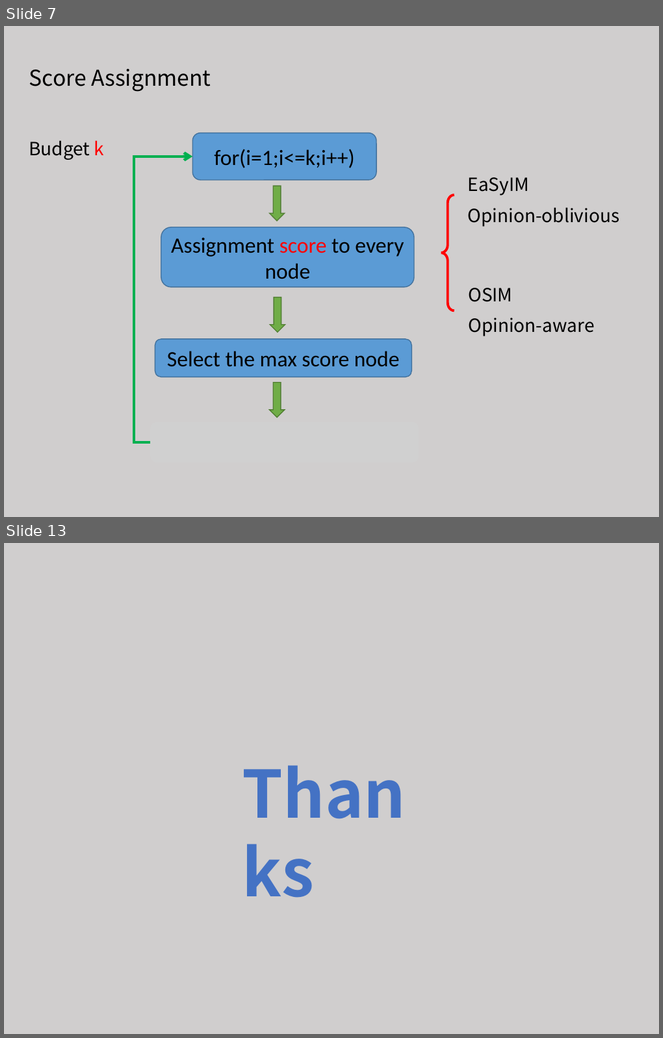
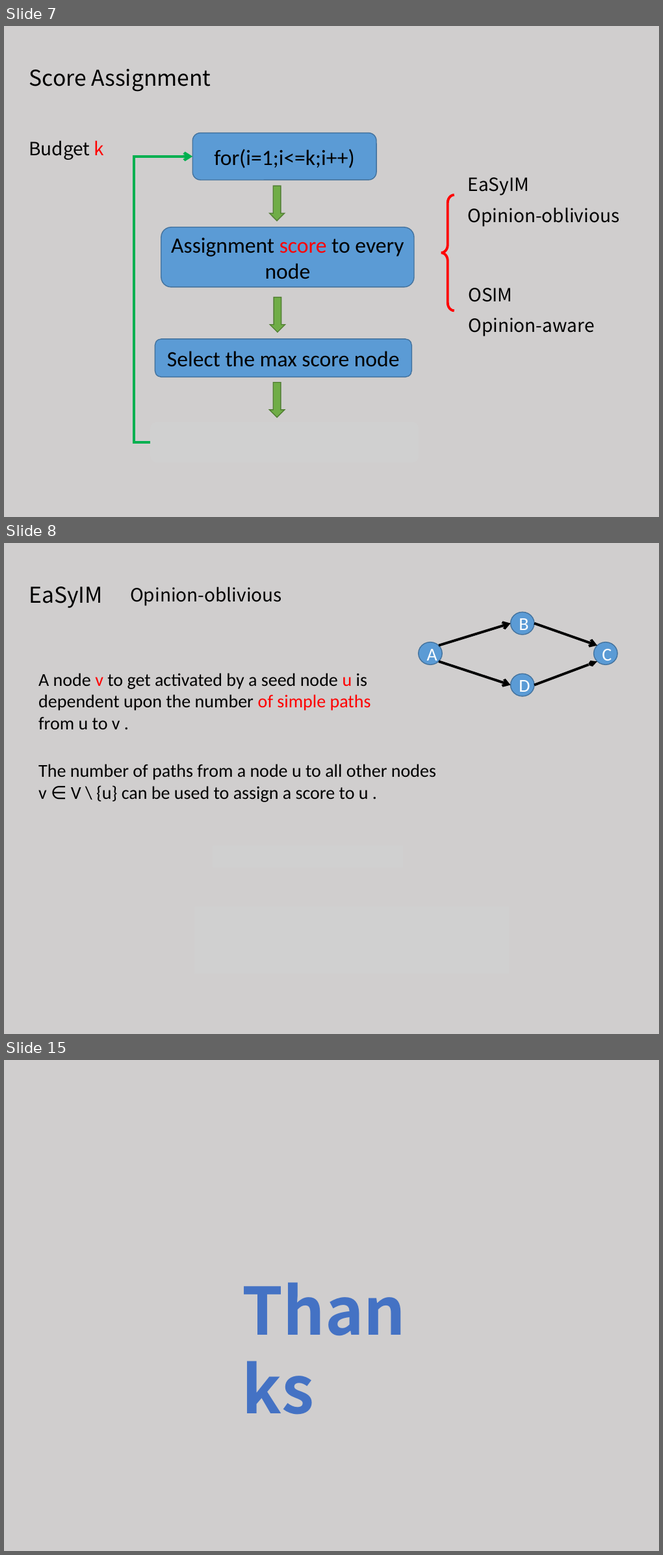
Before and after one commit to tianzhuwei/PPT, a slide deck: 4-魏天柱-Holistic Influence Maximization_ Combining Scalability and Efficiency with Opinion-Aware Models..pptx. Shown one above the other, each under a label of ours: slides 7 and 13 before the commit, slides 7, 8 and 15 after it; the slides between them are not shown. The pictures are 663x1038 and 663x1555 pixels, drawn with LibreOffice and Linux fonts; fonts in the diff are those of the drawing; grey boxes stand for pictures. Boxes give left, top, right and bottom in pixels: in the first picture for what was removed or moved away, otherwise in the second. Text is boxed around its words. In the diff, an @@ line names an element or a change of style, - is before the commit and + after.

```diff
--- a/4-魏天柱-Holistic Influence Maximization_ Combining Scalability and Efficiency with Opinion-Aware Models..pptx
+++ b/4-魏天柱-Holistic Influence Maximization_ Combining Scalability and Efficiency with Opinion-Aware Models..pptx
@@ slide 8 added at box(4, 543, 659, 1034), background #D0CECE @@
@@ text added at box(29, 587, 103, 608), 24 pt, text #000000 @@
+EaSyIM
@@ text added at box(130, 587, 282, 606), 20 pt, text #000000 @@
+Opinion-oblivious
@@ ellipse added at box(510, 612, 534, 634), fill #5B9BD5, outline #43739E 1 pt, 20 pt, text #FFFFFF @@
+B
@@ arrow added from (439, 645) to (510, 624), #000000 2.75 pt @@
@@ arrow added from (534, 624) to (597, 645), #000000 2.75 pt @@
@@ ellipse added at box(419, 642, 442, 664), fill #5B9BD5, outline #43739E 1 pt, 20 pt, text #FFFFFF @@
+A
@@ ellipse added at box(594, 642, 617, 664), fill #5B9BD5, outline #43739E 1 pt, 20 pt, text #FFFFFF @@
+C
@@ text added at box(38, 673, 371, 730), 20 pt, text #000000 @@
+A node v to get activated by a seed node u is dependent upon the number of simple paths from u to v .
@@ arrow added from (439, 661) to (510, 685), #000000 2.75 pt @@
@@ ellipse added at box(510, 674, 534, 696), fill #5B9BD5, outline #43739E 1 pt, 20 pt, text #FFFFFF @@
+D
@@ arrow added from (534, 685) to (597, 661), #000000 2.75 pt @@
@@ text added at box(38, 764, 436, 802), 20 pt, text #000000 @@
+The number of paths from a node u to all other nodes v ∈ V \ {u} can be used to assign a score to u .
@@ picture added at box(213, 846, 404, 868) @@
@@ picture added at box(194, 906, 510, 973) @@
@@ what was slide 13 is now slide 15 @@
```
Also in this commit, not shown: 4 slides changed, 3 other slides added, 4 slides removed.
